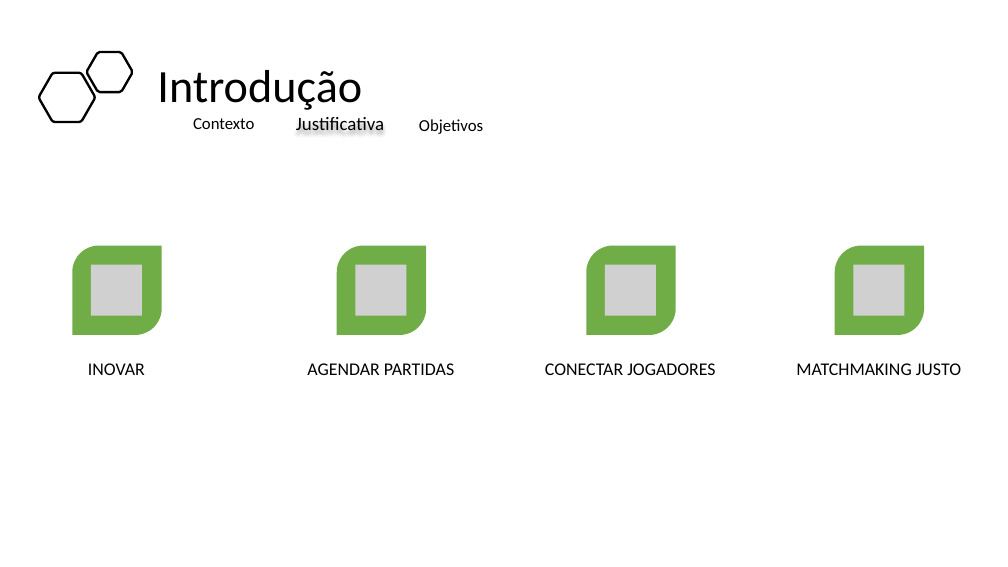
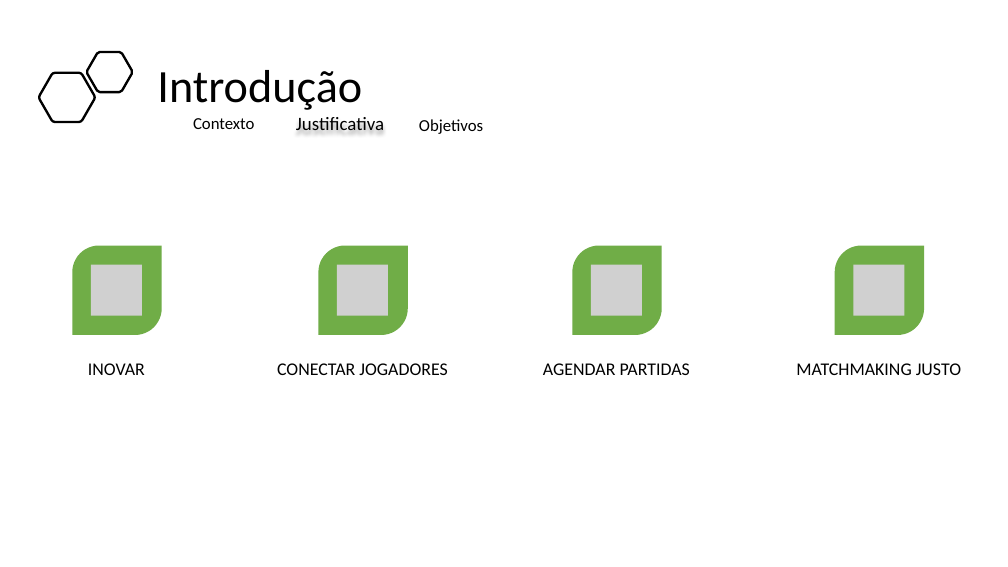
Before and after one commit to BandTec/project-hunter, a slide deck: slide 3 of Documentação/Apresentação - Sprint 3.pptx. Drawn at 1008x567 pixels with LibreOffice and Linux fonts; fonts in the diff are those of the drawing; grey boxes stand for pictures. Boxes give left, top, right and bottom in pixels: in the first picture for what was removed or moved away, otherwise in the second. Text is boxed around its words. In the diff, an @@ line names an element or a change of style, - is before the commit and + after.

```diff
--- a/Documentação/Apresentação - Sprint 3.pptx
+++ b/Documentação/Apresentação - Sprint 3.pptx
@@ round diag rect: place and size @@
-round diag rect at (337,246,426,335)
+round diag rect at (318,246,408,335)
@@ picture: place and size @@
-picture at (355,265,407,316)
+picture at (337,265,389,316)
@@ round diag rect: place and size @@
-round diag rect at (587,246,676,335)
+round diag rect at (572,246,662,335)
@@ picture: place and size @@
-picture at (605,265,656,316)
+picture at (591,265,643,316)
@@ text "CONECTAR JOGADORES": place and size @@
-text "CONECTAR JOGADORES" at (545,363,715,375)
+text "CONECTAR JOGADORES" at (277,363,447,375)
@@ text "AGENDAR PARTIDAS": place and size @@
-text "AGENDAR PARTIDAS" at (307,363,454,375)
+text "AGENDAR PARTIDAS" at (543,363,690,375)
```
Also in this commit, not shown: 1 other slide changed, 7 other files.
